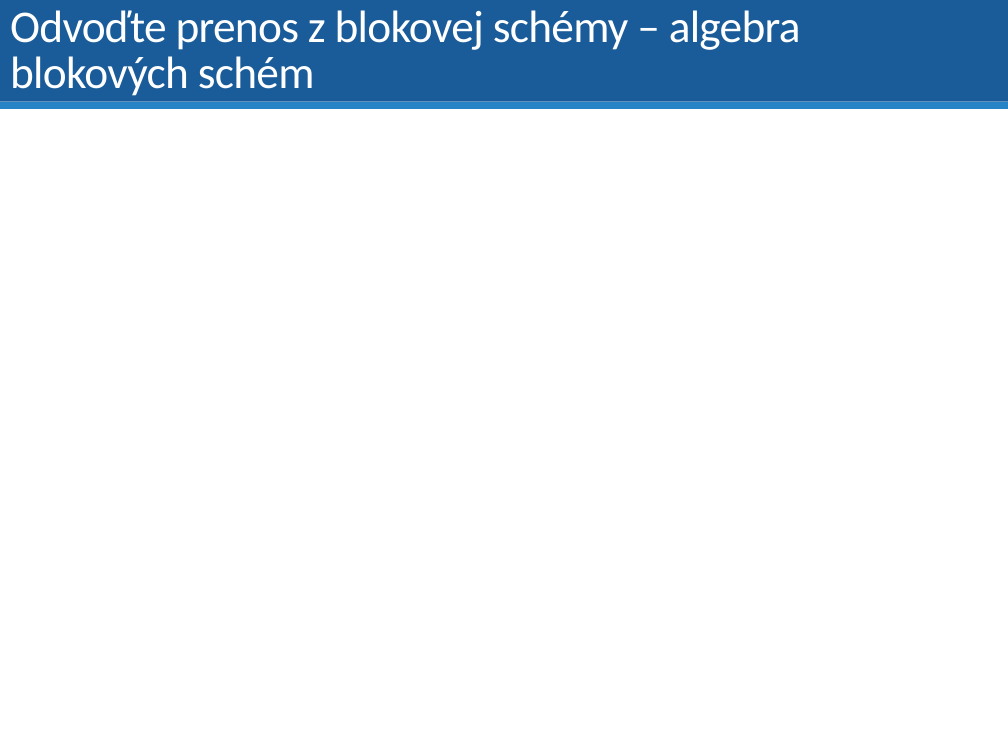
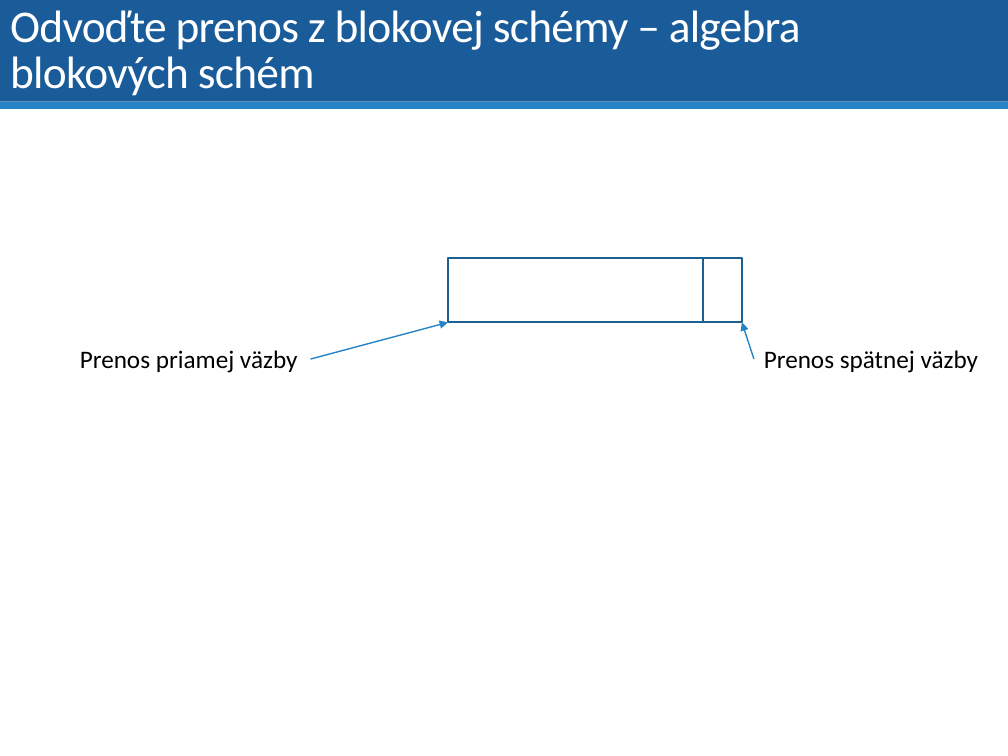
Before and after one commit to dodekm/TeamProjektKybernetika, a slide deck: slide 53 of Nove prednasky/P01_dynamika_dif_rovnice_LPT_prenosova_funkcia_modelovanie.pptx. Drawn at 1008x756 pixels with LibreOffice and Linux fonts; fonts in the diff are those of the drawing; grey boxes stand for pictures. Boxes give left, top, right and bottom in pixels: in the first picture for what was removed or moved away, otherwise in the second. Text is boxed around its words. In the diff, an @@ line names an element or a change of style, - is before the commit and + after.

```diff
--- a/Nove prednasky/P01_dynamika_dif_rovnice_LPT_prenosova_funkcia_modelovanie.pptx
+++ b/Nove prednasky/P01_dynamika_dif_rovnice_LPT_prenosova_funkcia_modelovanie.pptx
@@ rectangle added at (x1=448, y1=258, x2=703, y2=323), outline #1C6192 1.25 pt @@
@@ rectangle added at (x1=703, y1=258, x2=742, y2=323), outline #1C6192 1.25 pt @@
@@ arrow added from (310, 359) to (448, 323), #2683C6 1 pt @@
@@ arrow added from (754, 359) to (742, 323), #2683C6 1 pt @@
@@ text added at (x1=80, y1=350, x2=298, y2=373), 18 pt, text #000000 @@
+Prenos priamej väzby
@@ text added at (x1=764, y1=350, x2=979, y2=373), 18 pt, text #000000 @@
+Prenos spätnej väzby
```
Also in this commit, not shown: 3 other slides changed, 1 slide removed.
